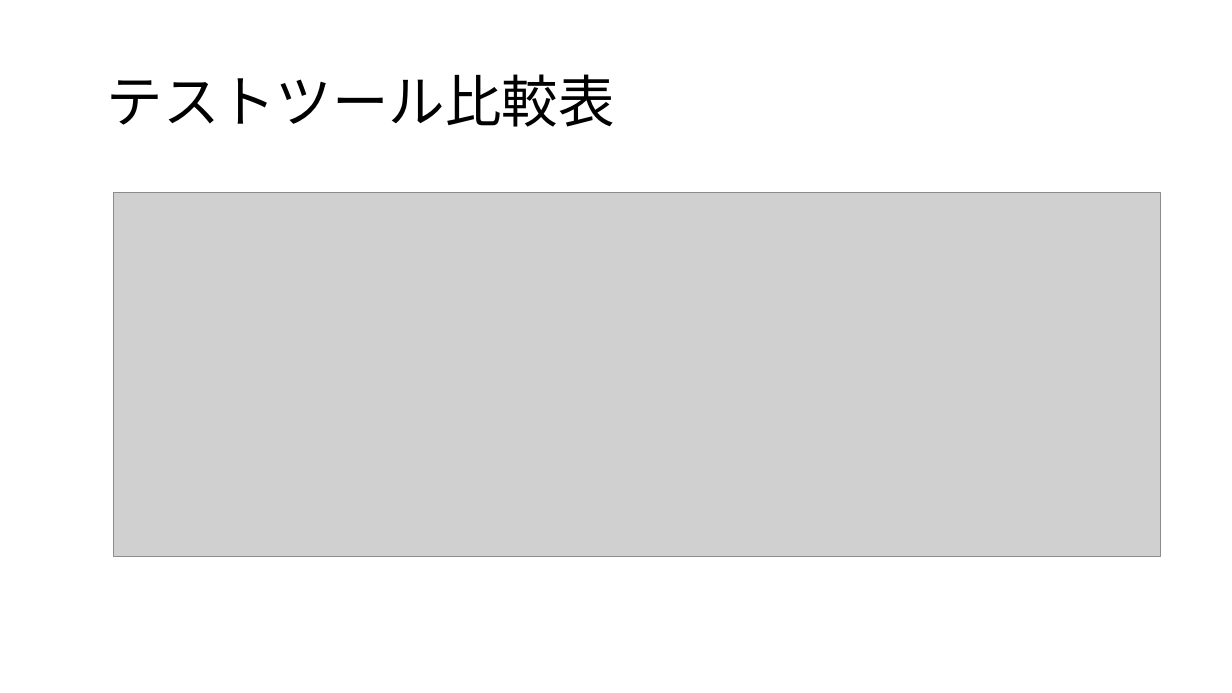
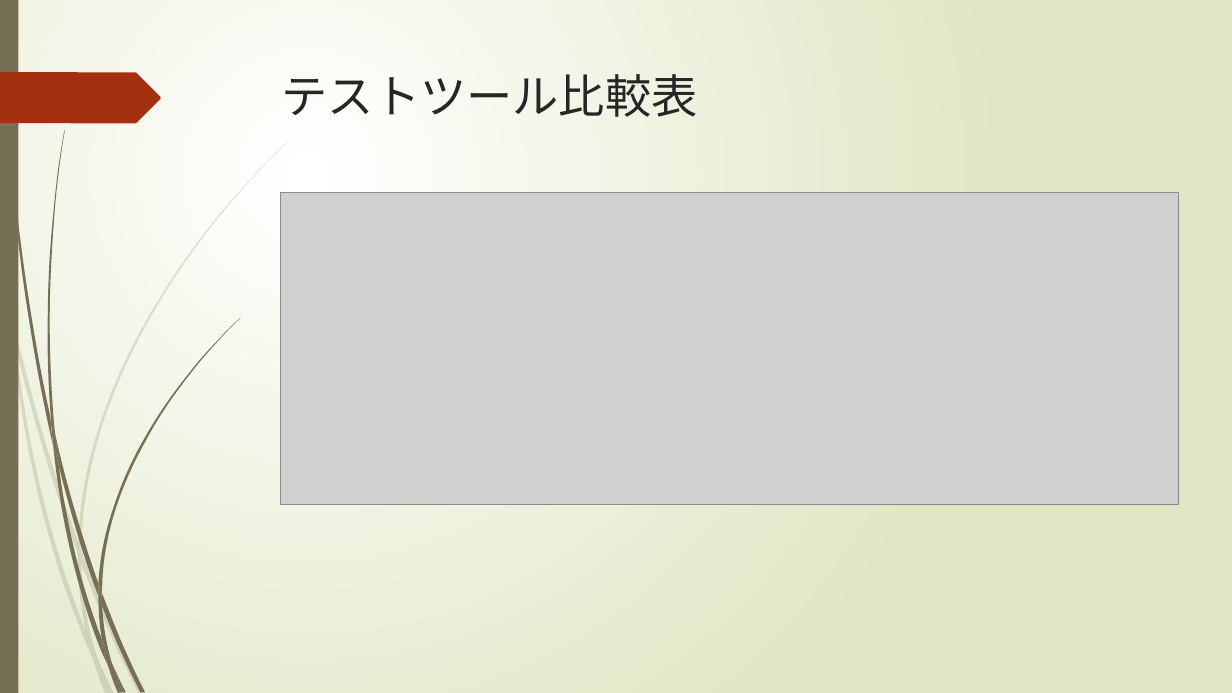
Before and after one commit to bishaloec/Vue-Test-Tools, a slide deck: slide 2 of src/tools/Vue.jsプロジェクト向け 最適テストツールの推奨.pptx. Drawn at 1232x693 pixels with LibreOffice and Linux fonts; fonts in the diff are those of the drawing; grey boxes stand for pictures. Boxes give left, top, right and bottom in pixels: in the first picture for what was removed or moved away, otherwise in the second. Text is boxed around its words. In the diff, an @@ line names an element or a change of style, - is before the commit and + after.

```diff
--- a/src/tools/Vue.jsプロジェクト向け 最適テストツールの推奨.pptx
+++ b/src/tools/Vue.jsプロジェクト向け 最適テストツールの推奨.pptx
@@ background #FFFFFF to gradient #FFFFFF to #DFE8C4 @@
@@ rectangle added at bbox=[0, 0, 18, 693], fill #766F54 @@
@@ freeform shape added at bbox=[0, 72, 161, 123], fill #A53010 @@
@@ title "テストツール比較表": place and size @@
-title "テストツール比較表" at bbox=[107, 74, 615, 127]
+title "テストツール比較表" at bbox=[282, 74, 698, 117]
@@ title "テストツール比較表" at bbox=[282, 74, 698, 117]: size 44 to 36 pt, font Calibri to TeX Gyre Adventor, text colour #000000 to #262626; line spacing 0.9 to 1; vertical alignment middle to top @@
@@ picture: place and size @@
-picture at bbox=[114, 193, 1162, 556]
+picture at bbox=[280, 192, 1179, 505]
@@ group added at bbox=[0, 141, 288, 693]: 10 freeform shapes @@
@@ group added at bbox=[3, 0, 240, 693]: 12 freeform shapes @@
```
Also in this commit, not shown: 2 other slides changed, 1 slide removed, 11 other files.
